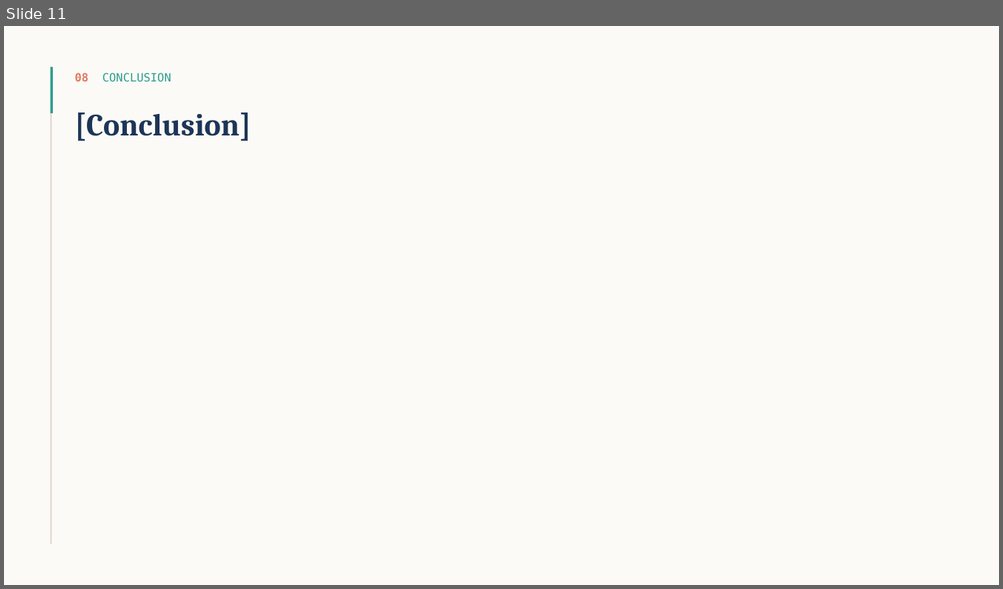
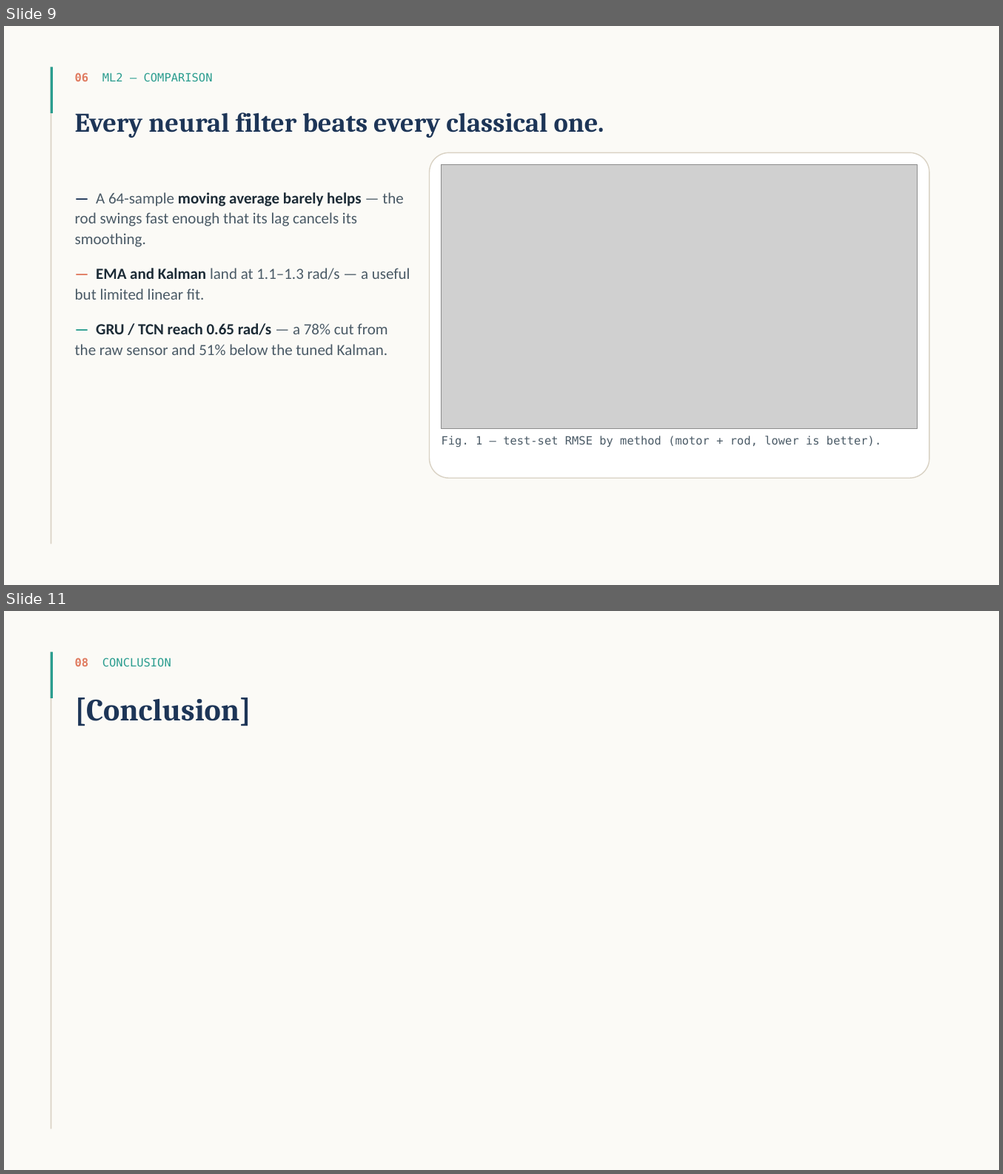
Before and after one commit to Riad-Attou/ai-electrical-engineering, a slide deck: presentation.pptx. Shown one above the other, each under a label of ours: slide 11 before the commit, slides 9 and 11 after it; the slides between them are not shown. The pictures are 1003x589 and 1003x1174 pixels, drawn with LibreOffice and Linux fonts; fonts in the diff are those of the drawing; grey boxes stand for pictures. Boxes give left, top, right and bottom in pixels: in the first picture for what was removed or moved away, otherwise in the second. Text is boxed around its words. In the diff, an @@ line names an element or a change of style, - is before the commit and + after.

```diff
--- a/presentation.pptx
+++ b/presentation.pptx
@@ slide 9 added at (4, 26, 999, 585), background #FBFAF6 @@
@@ rectangle added at (51, 67, 52, 545), fill #D9D2C4 @@
@@ rectangle added at (51, 67, 53, 113), fill #2A9D8F @@
@@ text added at (75, 73, 213, 82), 11 pt, text #2A9D8F @@
+06 ML2 — COMPARISON
@@ text added at (75, 113, 604, 138), 26 pt, text #1D3557, bold @@
+Every neural filter beats every classical one.
@@ rounded rectangle added at (430, 153, 929, 478), fill #FFFFFF, outline #D9D2C4 1 pt @@
@@ picture added at (441, 165, 917, 429) @@
@@ text added at (75, 192, 410, 355), 15 pt, text #4A5A66 @@
+— A 64-sample moving average barely helps — the rod swings fast enough that its lag cancels its smoothing.
+— EMA and Kalman land at 1.1–1.3 rad/s — a useful but limited linear fit.
+— GRU / TCN reach 0.65 rad/s — a 78% cut from the raw sensor and 51% below the tuned Kalman.
@@ text added at (441, 436, 881, 448), 11 pt, text #4A5A66 @@
+Fig. 1 — test-set RMSE by method (motor + rod, lower is better).
```
Also in this commit, not shown: 2 slides changed, 3 other slides added, 4 slides removed, 41 other files.
